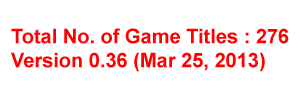
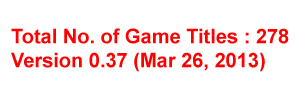
Layered file, before and after one edit (300 x 100). Changes by layer:
renamed "Total No. of Game Titles : 276 Version 0.36 (Mar 25, 2013)" to "Total No. of Game Titles : 278 Version 0.37 (Mar 26, 2013)", painted on it over [117, 28, 289, 68]
